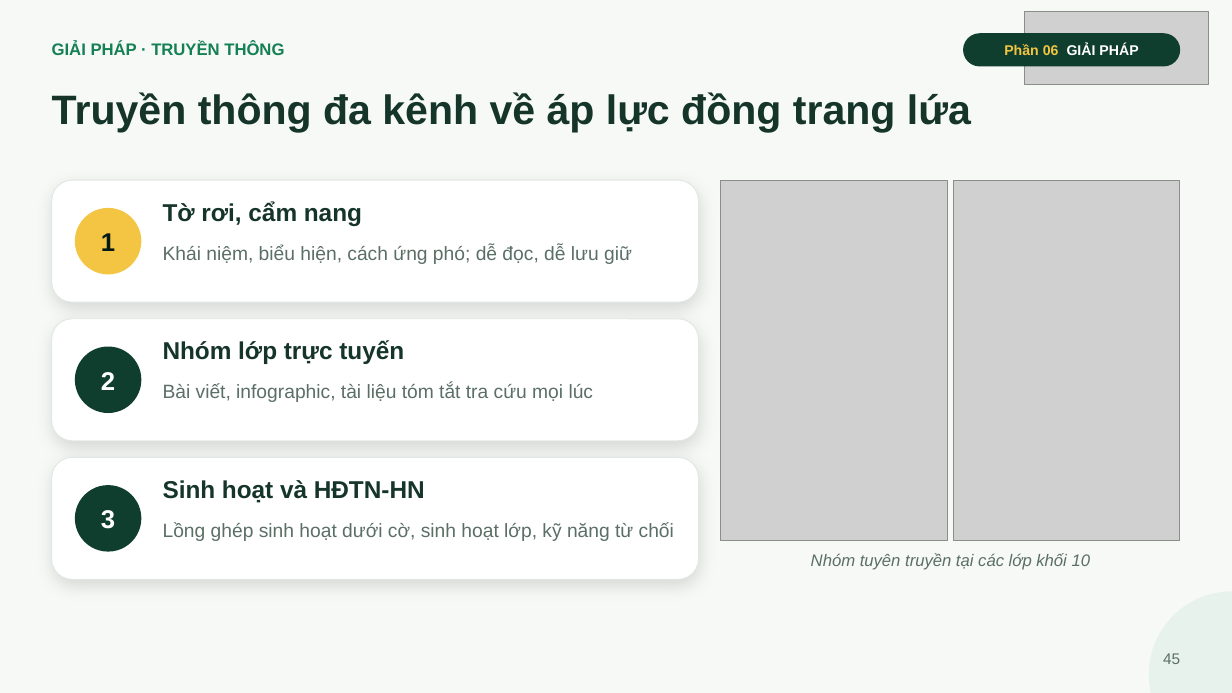
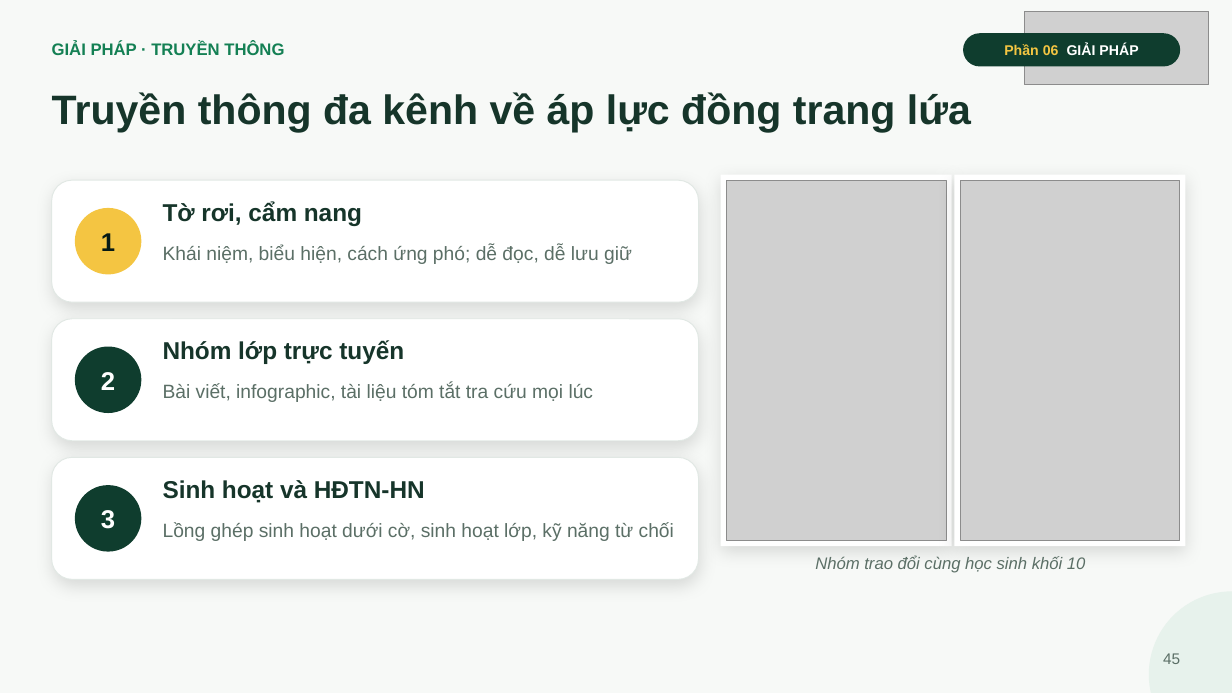
Before and after one commit to ngohuonglan2003-lab/Ppt-canva-ap-luc-dong-trang-lua, a slide deck: slide 45 of slide/Ap-luc-dong-trang-lua.pptx. Drawn at 1232x693 pixels with LibreOffice and Linux fonts; fonts in the diff are those of the drawing; grey boxes stand for pictures. Boxes give left, top, right and bottom in pixels: in the first picture for what was removed or moved away, otherwise in the second. Text is boxed around its words. In the diff, an @@ line names an element or a change of style, - is before the commit and + after.

```diff
--- a/slide/Ap-luc-dong-trang-lua.pptx
+++ b/slide/Ap-luc-dong-trang-lua.pptx
@@ rectangle added at [721,175,952,546], fill #FFFFFF @@
@@ rectangle added at [955,175,1186,546], fill #FFFFFF @@
@@ picture: place and size @@
-picture at [721,180,947,541]
+picture at [726,180,946,541]
@@ picture: place and size @@
-picture at [954,180,1180,541]
+picture at [960,180,1180,541]
@@ text at [815,555,1086,573]: text changed @@
-Nhóm tuyên truyền tại các lớp khối 10
+Nhóm trao đổi cùng học sinh khối 10
```
Also in this commit, not shown: 12 other slides changed, 4 other files.
